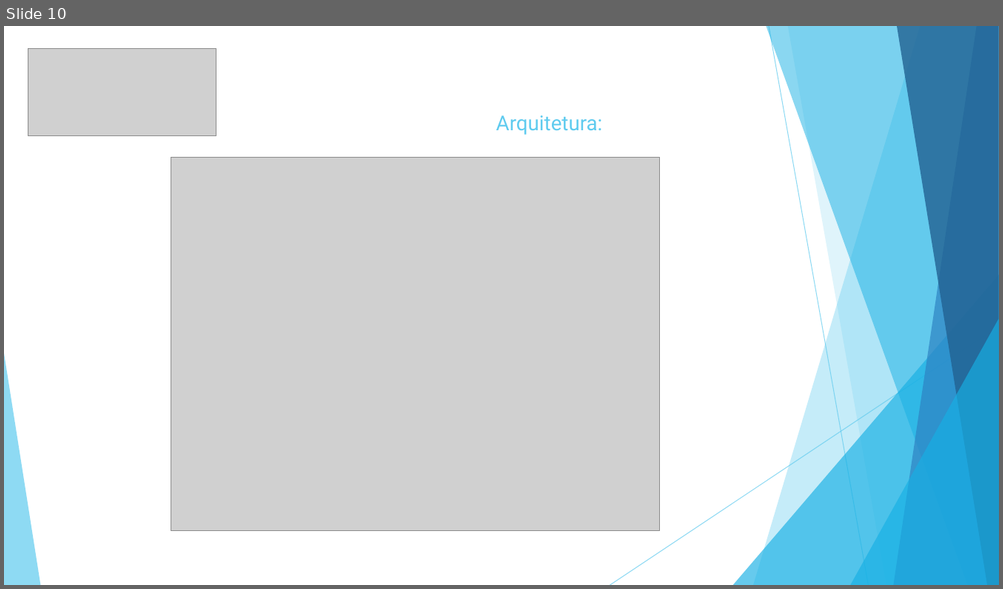
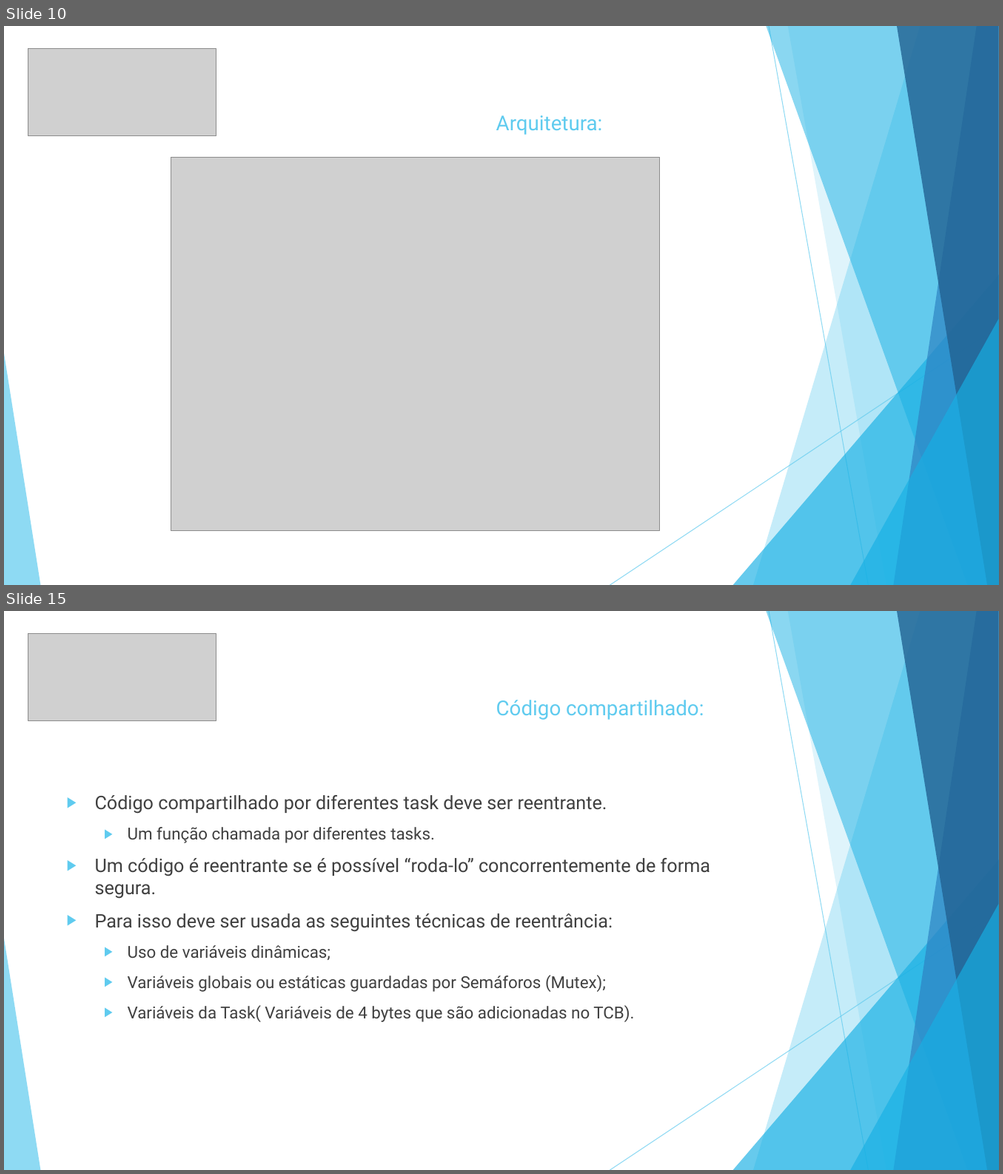
Before and after one commit to gfranzotti/seminarioVxWorks, a slide deck: Seminário VxWorks.pptx. Shown one above the other, each under a label of ours: slide 10 before the commit, slides 10 and 15 after it; the slides between them are not shown. The pictures are 1003x589 and 1003x1174 pixels, drawn with LibreOffice and Linux fonts; fonts in the diff are those of the drawing; grey boxes stand for pictures. Boxes give left, top, right and bottom in pixels: in the first picture for what was removed or moved away, otherwise in the second. Text is boxed around its words. In the diff, an @@ line names an element or a change of style, - is before the commit and + after.

```diff
--- a/Seminário VxWorks.pptx
+++ b/Seminário VxWorks.pptx
@@ slide 15 added at (x1=4, y1=611, x2=999, y2=1170), background #FFFFFF; not listed: 10 template elements that a slide beside it also shows @@
@@ picture added at (x1=28, y1=633, x2=216, y2=721) @@
@@ text added at (x1=496, y1=700, x2=703, y2=720), 19.8 pt, text #5FCBEF @@
+Código compartilhado:
@@ text added at (x1=95, y1=795, x2=710, y2=1022), 18 pt, text #404040 @@
+▶ Código compartilhado por diferentes task deve ser reentrante.
+  ▶ Um função chamada por diferentes tasks.
+▶ Um código é reentrante se é possível “roda-lo” concorrentemente de forma segura.
+▶ Para isso deve ser usada as seguintes técnicas de reentrância:
+  ▶ Uso de variáveis dinâmicas;
+  ▶ Variáveis globais ou estáticas guardadas por Semáforos (Mutex);
+  ▶ Variáveis da Task( Variáveis de 4 bytes que são adicionadas no TCB).
```
Also in this commit, not shown: 5 slides changed, 2 other slides added, 1 slide removed, 25 other files.
